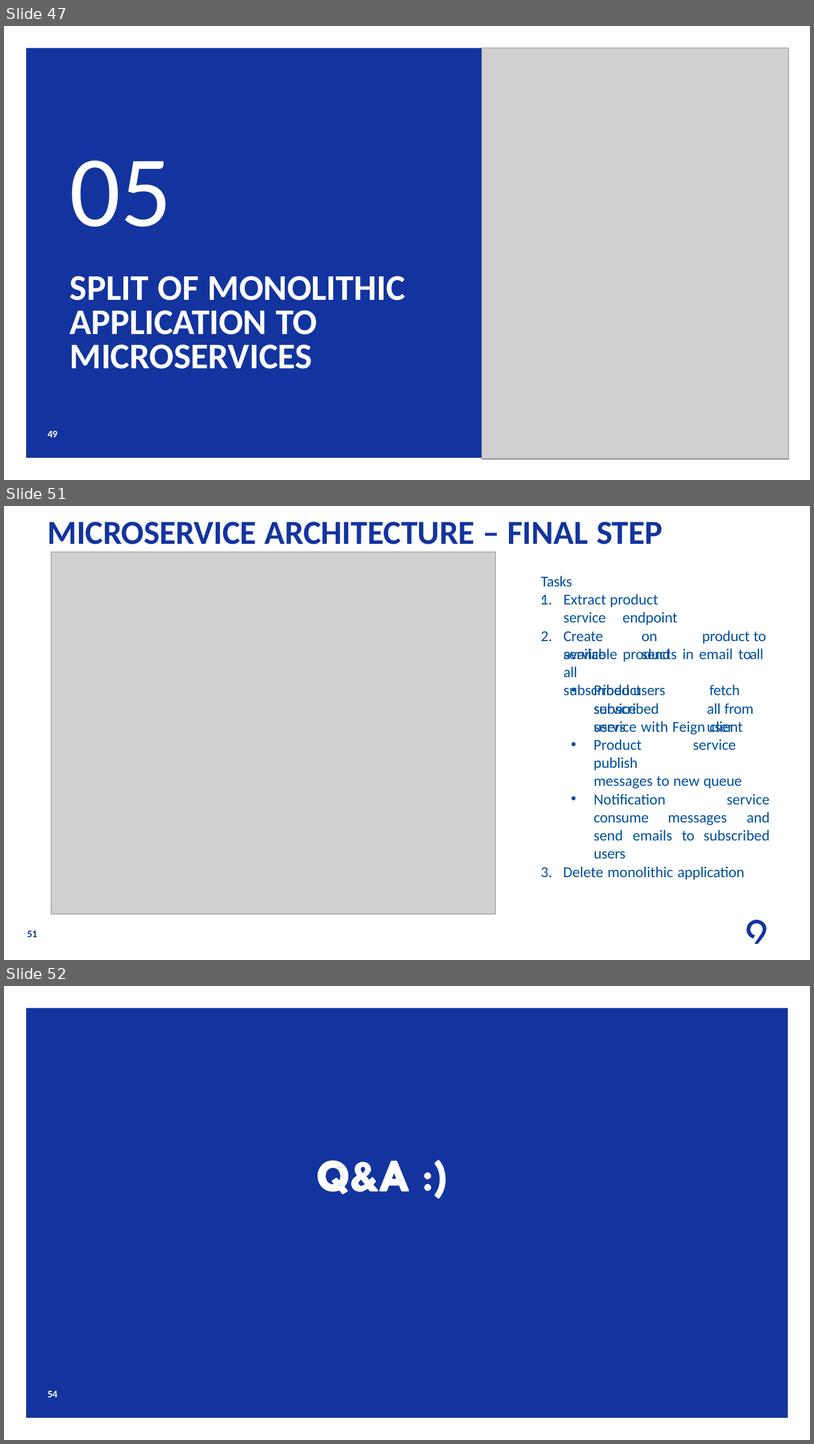
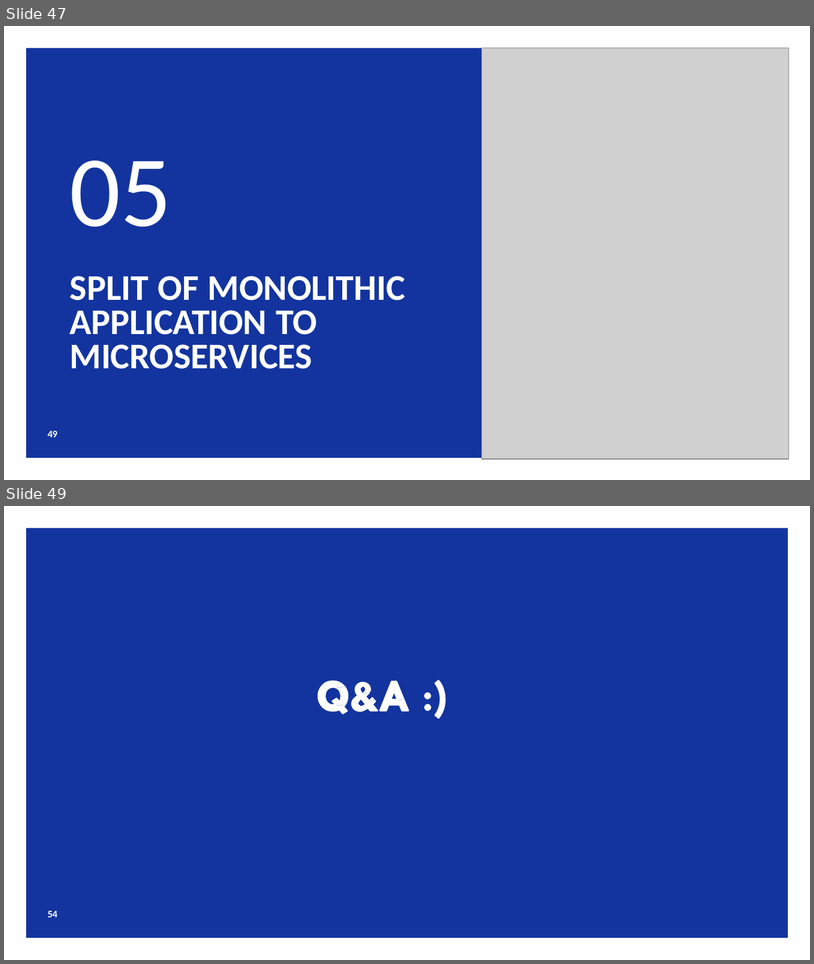
Before and after one commit to levinine/code9-2024, a slide deck: day-3-microservices/Understanding_Microservices.pptx. Shown one above the other, each under a label of ours: slides 47, 51 and 52 before the commit, slides 47 and 49 after it; the slides between them are not shown. The pictures are 814x1444 and 814x964 pixels, drawn with LibreOffice and Linux fonts; fonts in the diff are those of the drawing; grey boxes stand for pictures; background and template pictures are left out. Boxes give left, top, right and bottom in pixels: in the first picture for what was removed or moved away, otherwise in the second. Text is boxed around its words. In the diff, an @@ line names an element or a change of style, - is before the commit and + after.

```diff
--- a/day-3-microservices/Understanding_Microservices.pptx
+++ b/day-3-microservices/Understanding_Microservices.pptx
@@ slide 51 removed at (x1=4, y1=506, x2=810, y2=960), background #FFFFFF @@
@@ title removed at (x1=48, y1=522, x2=663, y2=552) @@
-MICROSERVICE ARCHITECTURE – FINAL STEP
@@ picture removed at (x1=51, y1=552, x2=496, y2=915) @@
@@ text removed at (x1=541, y1=576, x2=572, y2=587) @@
-Tasks:
@@ text removed at (x1=564, y1=594, x2=658, y2=660) @@
-1. Extract product service
-2. Create
-service
@@ text removed at (x1=564, y1=612, x2=767, y2=677) @@
-endpoint on product to send all
@@ text removed at (x1=564, y1=648, x2=764, y2=732) @@
-available products in email to all
-subscribed users
@@ text removed at (x1=564, y1=684, x2=666, y2=696) @@
-subscribed users
@@ text removed at (x1=594, y1=684, x2=641, y2=714) @@
-• Product service
@@ text removed at (x1=707, y1=684, x2=754, y2=732) @@
-fetch all from user
@@ text removed at (x1=541, y1=721, x2=770, y2=879) @@
-service with Feign client
-• Product service publish
-messages to new queue
-• Notification service consume messages and send emails to subscribed users
-3. Delete monolithic application
@@ freeform shape removed at (x1=747, y1=919, x2=767, y2=943) @@
@@ page number removed at (x1=27, y1=930, x2=38, y2=937) @@
-51
@@ what was slide 52 is now slide 49 @@
```
Also in this commit, not shown: 1 slide added, 3 other slides removed.
